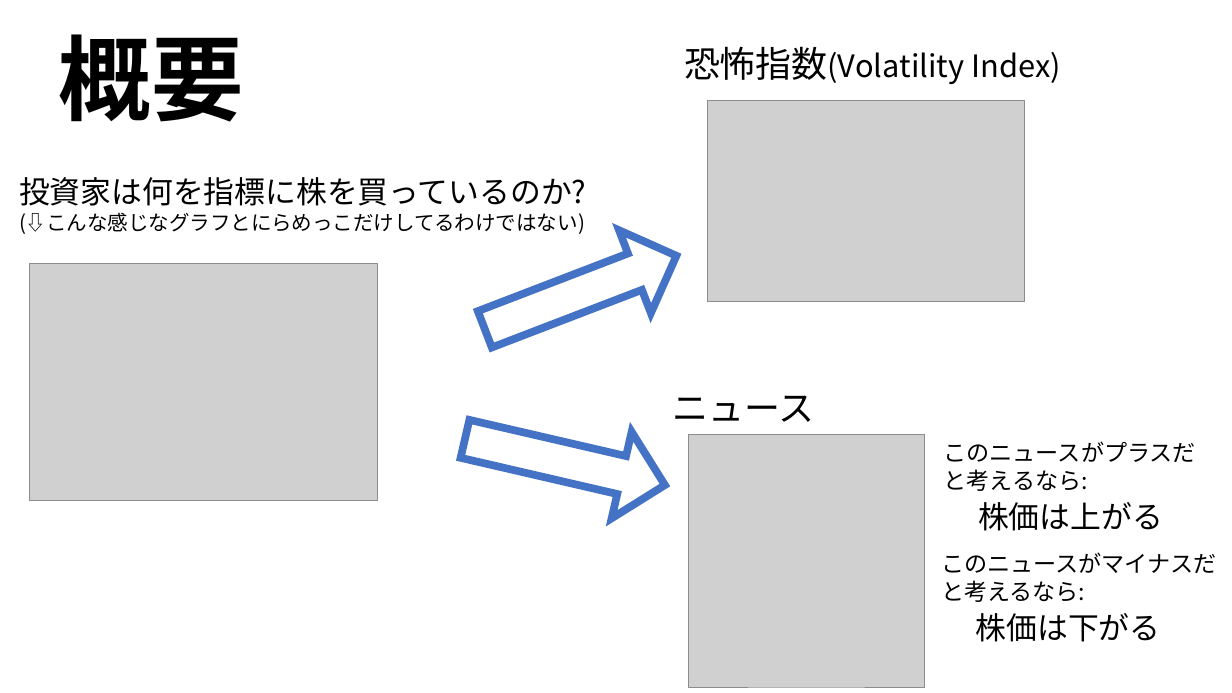
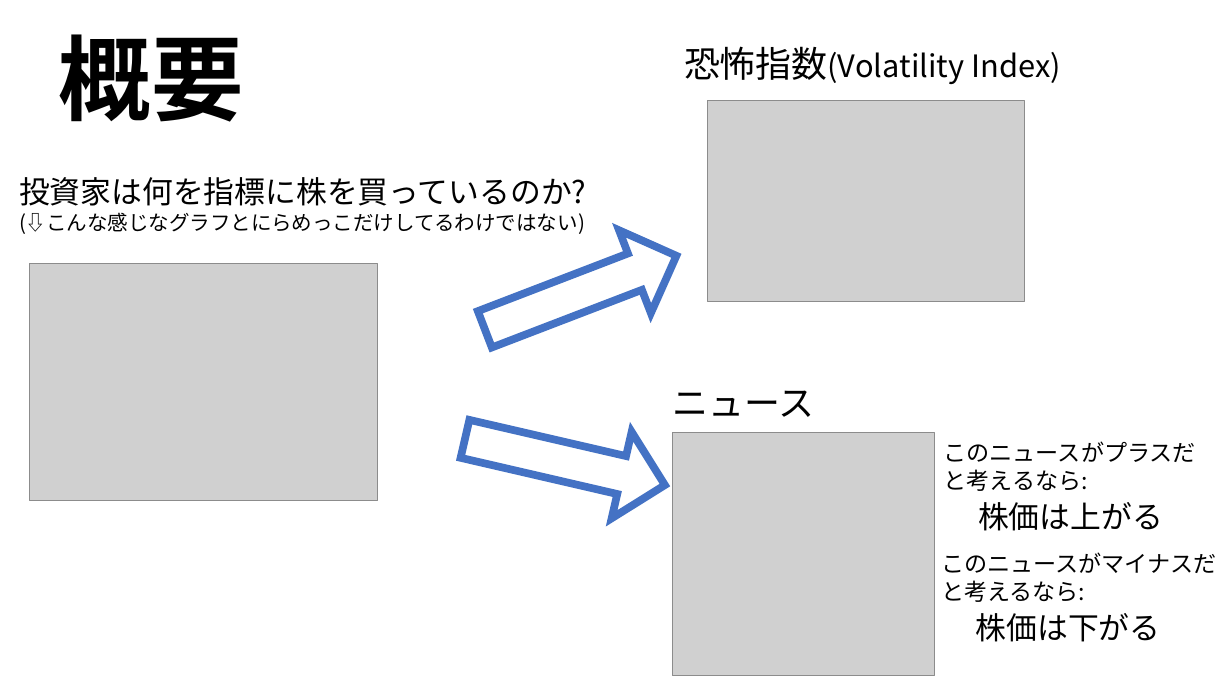
Before and after one commit to ryoww/PBL_stock, a slide deck: slide 3 of 中間発表.pptx. Drawn at 1232x693 pixels with LibreOffice and Linux fonts; fonts in the diff are those of the drawing; grey boxes stand for pictures. Boxes give left, top, right and bottom in pixels: in the first picture for what was removed or moved away, otherwise in the second. Text is boxed around its words. In the diff, an @@ line names an element or a change of style, - is before the commit and + after.

```diff
--- a/中間発表.pptx
+++ b/中間発表.pptx
@@ text "ニュース": place and size @@
-text "ニュース" at bbox=[673, 395, 815, 422]
+text "ニュース" at bbox=[673, 390, 815, 417]
@@ picture: place and size @@
-picture at bbox=[689, 434, 925, 688]
+picture at bbox=[672, 433, 934, 676]
```
Also in this commit, not shown: 5 other slides changed, 2 slides added, 1 slide removed, 11 other files.
